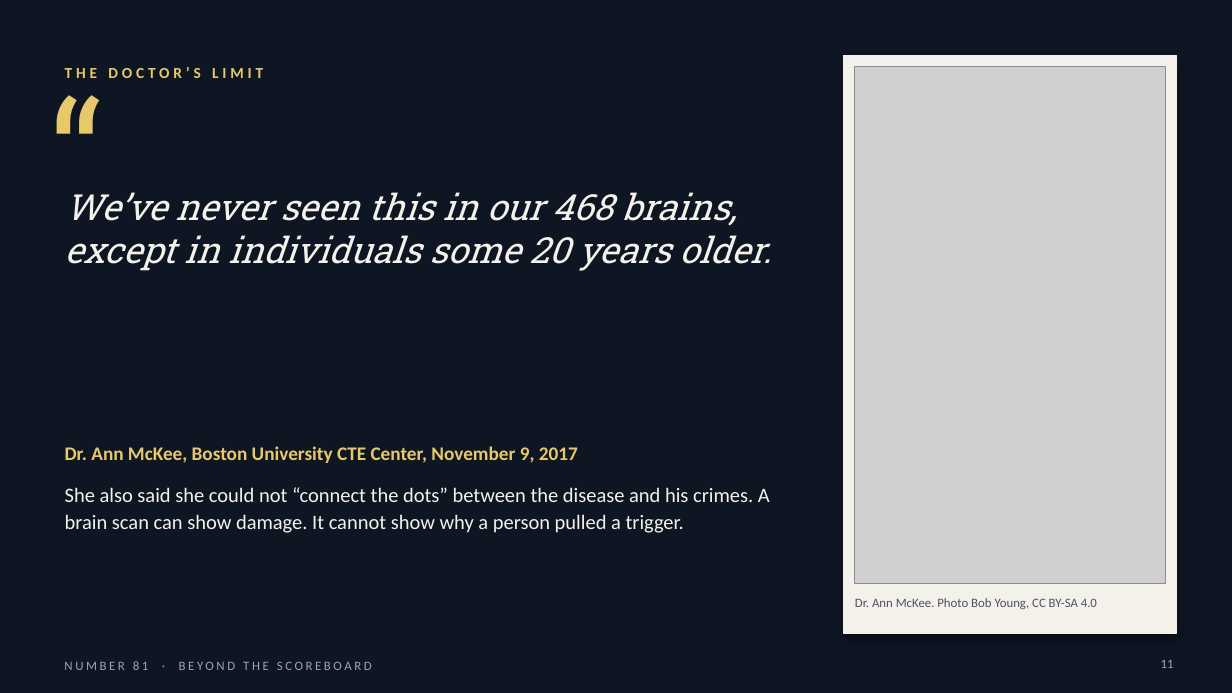
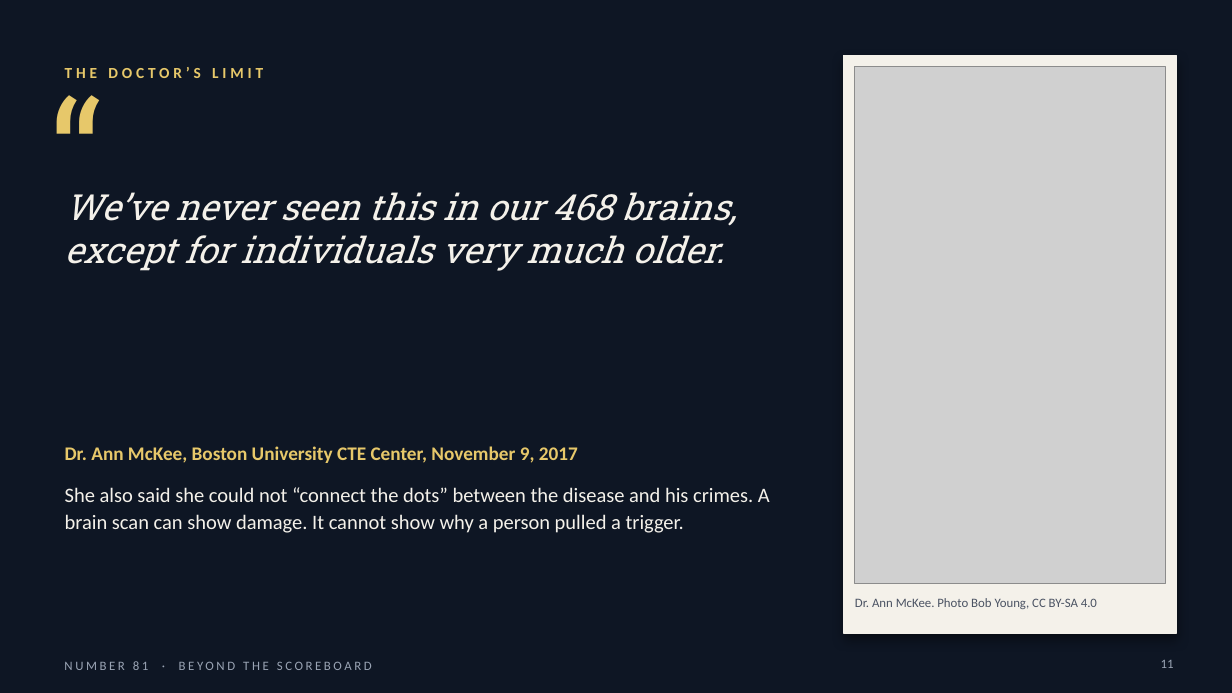
Before and after one commit to Grantauch/the-desk, a slide deck: slide 11 of public/downloads/slides/number-81-aaron-hernandez.pptx. Drawn at 1232x693 pixels with LibreOffice and Linux fonts; fonts in the diff are those of the drawing; grey boxes stand for pictures. Boxes give left, top, right and bottom in pixels: in the first picture for what was removed or moved away, otherwise in the second. Text is boxed around its words. In the diff, an @@ line names an element or a change of style, - is before the commit and + after.

```diff
--- a/public/downloads/slides/number-81-aaron-hernandez.pptx
+++ b/public/downloads/slides/number-81-aaron-hernandez.pptx
@@ text at (65, 192, 737, 271): text changed @@
-We’ve never seen this in our 468 brains, except in individuals some 20 years older.
+We’ve never seen this in our 468 brains, except for individuals very much older.
```
Also in this commit, not shown: 2 other files.
